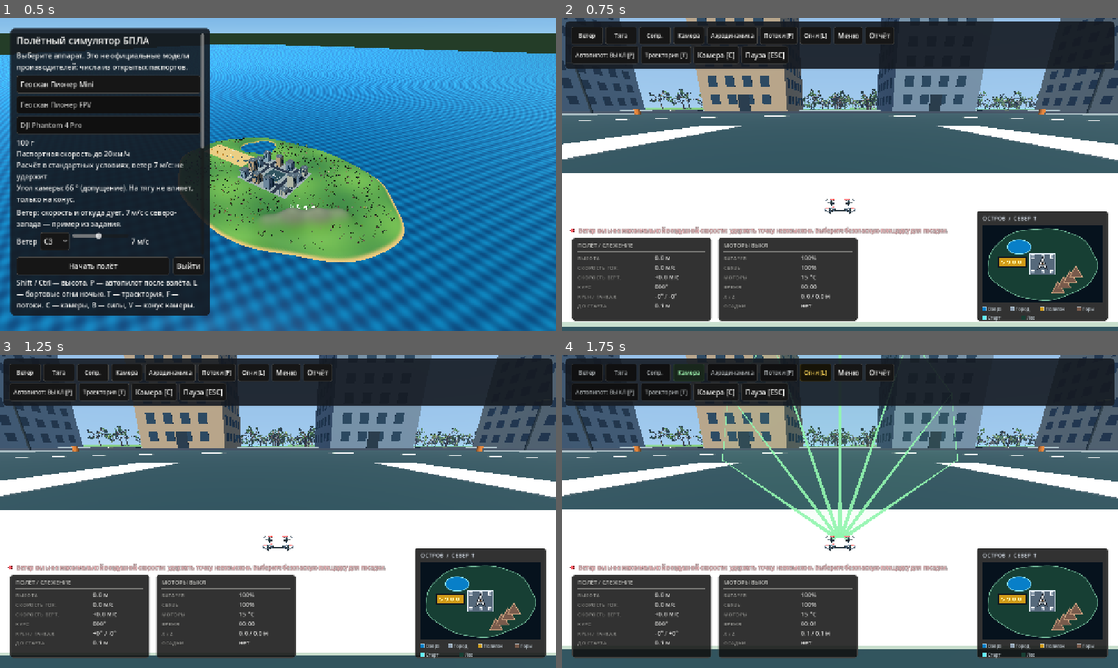
Above: before the commit, frames 1-4 (two rows, left to right).
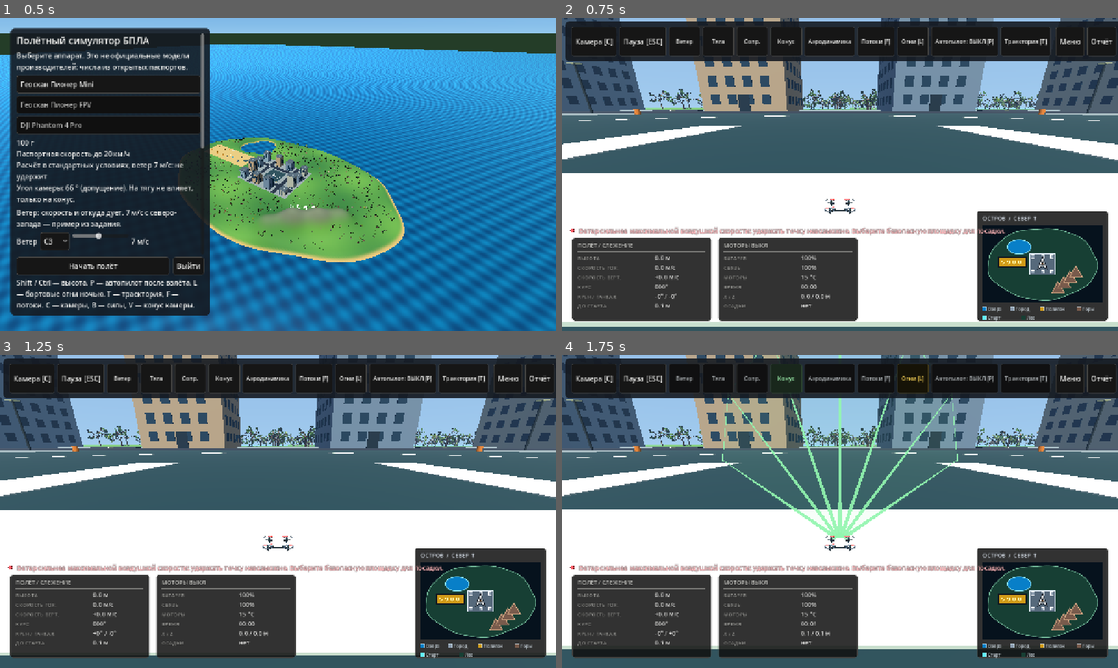
Above: after the commit, the same moments.

Repository: Melkor-code/infoteh
Game: Godot game, scene res://scenes/main.tscn
Two runs of this game, one before a commit and one after it. Both use one fixed random seed, a clock stepped at 60 frames per second and the inputs below.
Inputs:
- Up to frame 1 (0.5 s): no input
- Up to frame 2 (0.75 s): click "Начать полёт" at 0.5 s
- Up to frame 3 (1.25 s): no input
- Up to frame 4 (1.75 s): click "Камера" (after the commit: "Конус") at 1.25 s

Frame 1 is identical in both runs. In frame 2, 7.9% of the frame differs, in the area x 0-100%, y 1-70%; in frame 3, 7.9%; in frame 4, 8.1%.

Commit message:
Reflow flight toolbar and enlarge warnings

Diff:
--- a/scripts/app.gd
+++ b/scripts/app.gd
@@ -431,63 +431,60 @@
 	flight_panel.offset_right = -8
 	flight_panel.offset_bottom = 100
 	layer.add_child(flight_panel)
-	var flight_box := VBoxContainer.new()
-	flight_box.add_theme_constant_override("separation", 4)
+	var flight_box := HBoxContainer.new()
+	flight_box.add_theme_constant_override("separation", 6)
 	flight_panel.add_child(flight_box)
-	var feature_row := HBoxContainer.new()
-	feature_row.add_theme_constant_override("separation", 6)
-	flight_box.add_child(feature_row)
+	var camera_cycle := Button.new()
+	camera_cycle.text = "Камера [C]"
+	camera_cycle.focus_mode = Control.FOCUS_NONE
+	camera_cycle.pressed.connect(_cycle_camera)
+	flight_box.add_child(camera_cycle)
+	var pause_button := Button.new()
+	pause_button.text = "Пауза [ESC]"
+	pause_button.focus_mode = Control.FOCUS_NONE
+	pause_button.pressed.connect(_toggle_pause)
+	flight_box.add_child(pause_button)
 	wind_button = _toggle_button("Ветер", "Показать направление ветра")
 	wind_button.pressed.connect(_toggle_wind)
-	feature_row.add_child(wind_button)
+	flight_box.add_child(wind_button)
 	thrust_button = _toggle_button("Тяга", "Показать тягу моторов")
 	thrust_button.pressed.connect(_toggle_thrust)
-	feature_row.add_child(thrust_button)
+	flight_box.add_child(thrust_button)
 	drag_button = _toggle_button("Сопр.", "Показать сопротивление")
 	drag_button.pressed.connect(_toggle_drag)
-	feature_row.add_child(drag_button)
-	sensor_button = _toggle_button("Камера", "Показать конус камеры")
+	flight_box.add_child(drag_button)
+	sensor_button = _toggle_button("Конус", "Показать конус камеры")
 	sensor_button.pressed.connect(_toggle_sensors)
-	feature_row.add_child(sensor_button)
+	flight_box.add_child(sensor_button)
 	aero_button = _toggle_button("Аэродинамика", "Показать скорость")
 	aero_button.pressed.connect(_toggle_aero)
-	feature_row.add_child(aero_button)
+	flight_box.add_child(aero_button)
 	flow_button = _toggle_button("Потоки [F]", "Показать воздушные потоки")
 	flow_button.pressed.connect(_toggle_flow)
-	feature_row.add_child(flow_button)
+	flight_box.add_child(flow_button)
 	lights_button = _toggle_button("Огни [L]", "Бортовые огни")
 	lights_button.button_pressed = lights_on
 	lights_button.pressed.connect(_toggle_lights)
-	feature_row.add_child(lights_button)
+	flight_box.add_child(lights_button)
+	autopilot_button = _toggle_button("Автопилот: ВЫКЛ [P]", "Удержание высоты и курса")
+	autopilot_button.pressed.connect(_toggle_autopilot)
+	flight_box.add_child(autopilot_button)
+	trace_button = _toggle_button("Траектория [T]", "Показать маршрут")
+	trace_button.pressed.connect(_toggle_trace)
+	flight_box.add_child(trace_button)
+	var right_spacer := Control.new()
+	right_spacer.size_flags_horizontal = Control.SIZE_EXPAND_FILL
+	flight_box.add_child(right_spacer)
 	var menu_button := Button.new()
 	menu_button.text = "Меню"
 	menu_button.focus_mode = Control.FOCUS_NONE
 	menu_button.pressed.connect(_back_to_menu)
-	feature_row.add_child(menu_button)
+	flight_box.add_child(menu_button)
 	var report := Button.new()
 	report.text = "Отчёт"
 	report.focus_mode = Control.FOCUS_NONE
 	report.pressed.connect(_save_log)
-	feature_row.add_child(report)
-	var control_row := HBoxContainer.new()
-	control_row.add_theme_constant_override("separation", 6)
-	flight_box.add_child(control_row)
-	autopilot_button = _toggle_button("Автопилот: ВЫКЛ [P]", "Удержание высоты и курса")
-	autopilot_button.pressed.connect(_toggle_autopilot)
-	control_row.add_child(autopilot_button)
-	trace_button = _toggle_button("Траектория [T]", "Показать маршрут")
-	trace_button.pressed.connect(_toggle_trace)
-	control_row.add_child(trace_button)
-	var camera_cycle := Button.new()
-	camera_cycle.text = "Камера [C]"
-	camera_cycle.focus_mode = Control.FOCUS_NONE
-	camera_cycle.pressed.connect(_cycle_camera)
-	control_row.add_child(camera_cycle)
-	var pause_button := Button.new()
-	pause_button.text = "Пауза [ESC]"
-	pause_button.focus_mode = Control.FOCUS_NONE
-	pause_button.pressed.connect(_toggle_pause)
-	control_row.add_child(pause_button)
+	flight_box.add_child(report)
 	conditions_panel = _panel(Vector2(0, 0), Vector2(460, 440))
 	conditions_panel.theme = UiTheme.get_theme()
 	conditions_panel.set_anchors_and_offsets_preset(Control.PRESET_CENTER)
--- a/scripts/interface_hud.gd
+++ b/scripts/interface_hud.gd
@@ -83,8 +83,8 @@
 	var point := Vector2(24 * s, y + 17 * s)
 	draw_circle(point, 5.0 * s, Color("#650f1a"))
 	draw_circle(point, 3.5 * s, Color("#ff5d67"))
-	draw_string_outline(font, point + Vector2(14, 5) * s, value, HORIZONTAL_ALIGNMENT_LEFT, -1, int(13 * s), 3, Color(0, 0, 0, 0.9))
-	draw_string(font, point + Vector2(14, 5) * s, value, HORIZONTAL_ALIGNMENT_LEFT, -1, int(13 * s), Color("#ffb8bc"))
+	draw_string_outline(font, point + Vector2(15, 6) * s, value, HORIZONTAL_ALIGNMENT_LEFT, -1, int(15 * s), 3, Color(0, 0, 0, 0.9))
+	draw_string(font, point + Vector2(15, 6) * s, value, HORIZONTAL_ALIGNMENT_LEFT, -1, int(15 * s), Color("#ffb8bc"))
 
 
 func _draw_map(rect: Rect2, s: float) -> void:
